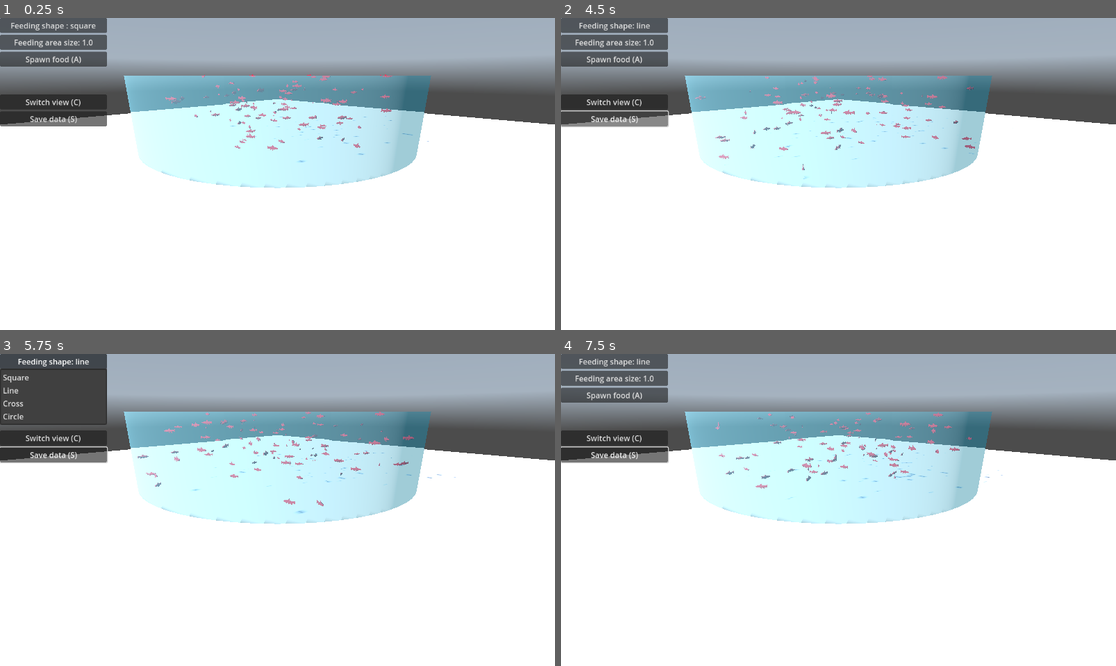
Above: before the commit, frames 1-4 (two rows, left to right).
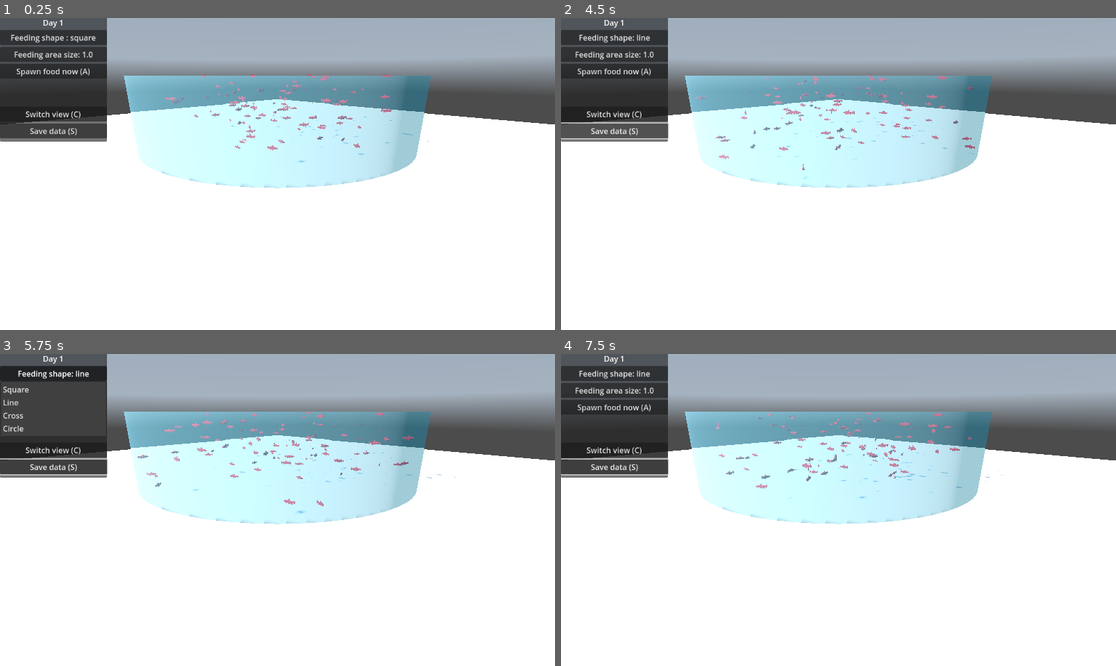
Above: after the commit, the same moments.

Repository: elegaanz/collective-behavior
Game: Godot game, scene res://Main.tscn
The game is run twice, just before and just after one commit, with the same random seed, the same clock (stepped at 60 frames per second) and the same inputs. A sky picture missing from this copy of the repository is replaced by a grey-blue gradient.
Inputs:
- Up to frame 1 (0.25 s): no input
- Up to frame 2 (4.5 s): click "Feeding shape : square" at 0.5 s; click "Feeding area size: 1.0" at 1.25 s; click "Feeding shape: square" at 2 s; click "Spawn food (A)" (after the commit: "Spawn food now (A)") at 2.75 s; click "Feeding shape: line" at 3.5 s; click "Save data (S)" at 4.25 s
- Up to frame 3 (5.75 s): click "Feeding shape: line" at 5 s
- Up to frame 4 (7.5 s): click "Feeding area size: 1.0" at 5.75 s; click "Feeding shape: square" at 6.5 s; click "Spawn food (A)" (after the commit: "Spawn food now (A)") at 7.25 s

The runs differ from the first frame. In frame 1, 5.4% of the frame differs, in the area x 0-20%, y 0-40%; in frame 2, 5.8%; in frame 3, 2.9%; in frame 4, 5.5%.

Commit message:
Automate food spawning
Also fix a few bugs

Diff:
--- a/Fish.gd
+++ b/Fish.gd
@@ -37,7 +37,8 @@
 	if current_phase == PHASE.FEEDING:
 		# this algorithm is based on figure 2
 		var max_feed_intake = 0.04 * body_mass
-		if feed_in_tank() && feed_intake_weight < max_feed_intake:
+		var can_still_eat = feed_intake_weight < max_feed_intake
+		if feed_in_tank() && can_still_eat:
 			w[4] = 3.0
 			max_speed_coeff = 7.0
 		else:
@@ -69,7 +70,7 @@
 			speed /= 2
 
 		var food_in_contact: Node = get_food_in_contact()
-		if food_in_contact != null:
+		if food_in_contact != null && can_still_eat:
 			# We don't have a counter for how many food pellets were eaten
 			# (aka N_f^i), we just sum the weights as they come
 			feed_intake_weight += food_in_contact.weight
@@ -161,7 +162,7 @@
 	var all_food = get_tree().get_nodes_in_group("Food")
 	for food in all_food:
 		var distance = (food.position - position).length()
-		if distance < speed.length() / 8:
+		if distance < mesh.scale.length() * 2:
 			return food
 	return null
 
--- a/Main.gd
+++ b/Main.gd
@@ -9,18 +9,26 @@
 
 # Called when the node enters the scene tree for the first time.
 func _ready():
-	var popup: PopupMenu = get_node("HFlowContainer/ShapeMenu").get_popup()
+	var popup: PopupMenu = get_node("PanelContainer/HFlowContainer/ShapeMenu").get_popup()
 	popup.connect("id_pressed", _on_shape_menu)
 
-	popup = get_node("HFlowContainer/SizeMenu").get_popup()
+	popup = get_node("PanelContainer/HFlowContainer/SizeMenu").get_popup()
 	popup.connect("id_pressed", _on_size_menu)
 
 	for _i in range(100):
 		spawn_fish()
 
+const FEEDING_PHASE_DURATION = 10.0
+var timer = 0.0
+var day = 1
 # Called every frame. 'delta' is the elapsed time since the previous frame.
-func _process(_delta):
-	pass
+func _process(delta):
+	timer += delta
+	if timer > FEEDING_PHASE_DURATION:
+		day += 1
+		get_node("PanelContainer/HFlowContainer/DayLabel").text = "Day " + str(day)
+		timer -= FEEDING_PHASE_DURATION
+		spawn_food()
 
 const TANK_RADIUS = 2
 
@@ -54,7 +62,7 @@
 			var fish_info = {
 				"ID": last_assigned_id,
 				"Final_Size": fish.total_length  # Store the final size
-				}
+			}
 			fish_data.append(fish_info)
 		save_fish_data_to_csv()
 		print("Fish data saved.")
@@ -68,7 +76,6 @@
 		1: # for a line
 			gen_pos = func(): return Vector3(randf_range(-feed_area_size / 2, feed_area_size / 2), 0.5, 0.0)
 		2: # for a cross
-			var foodCount = int(totalFishMass * FOOD_MASS_PERCENTAGE / 0.065)
 			#generate two lines
 			var start_horizontal = Vector3(-feed_area_size / 2, 0.5, 0.0)
 			var end_horizontal = Vector3(feed_area_size / 2, 0.5, 0.0)
@@ -128,12 +135,12 @@
 	elif id == 3:
 		name = "circle"
 
-	get_node("HFlowContainer/ShapeMenu").text = "Feeding shape: " + name
+	get_node("PanelContainer/HFlowContainer/ShapeMenu").text = "Feeding shape: " + name
 	feeding_shape = id
 
 func _on_size_menu(id):
 	feed_area_size = 1.0 + (0.5 * id)
-	get_node("HFlowContainer/SizeMenu").text = "Feeding area size: " + str(feed_area_size)
+	get_node("PanelContainer/HFlowContainer/SizeMenu").text = "Feeding area size: " + str(feed_area_size)
 
 func _on_spawn_button_pressed():
 	spawn_food()
--- a/Main.tscn
+++ b/Main.tscn
@@ -70,11 +70,20 @@
 [node name="Fish" parent="." instance=ExtResource("2_7ul0k")]
 transform = Transform3D(1, 0, 0, 0, 1, 0, 0, 0, 1, 0, 0.5, 0)
 
-[node name="HFlowContainer" type="VBoxContainer" parent="."]
+[node name="PanelContainer" type="PanelContainer" parent="."]
+offset_top = -2.0
 offset_right = 222.0
-offset_bottom = 452.0
+offset_bottom = 257.0
 
-[node name="ShapeMenu" type="MenuButton" parent="HFlowContainer"]
+[node name="HFlowContainer" type="VBoxContainer" parent="PanelContainer"]
+layout_mode = 2
+
+[node name="DayLabel" type="Label" parent="PanelContainer/HFlowContainer"]
+layout_mode = 2
+text = "Day 1"
+horizontal_alignment = 1
+
+[node name="ShapeMenu" type="MenuButton" parent="PanelContainer/HFlowContainer"]
 layout_mode = 2
 text = "Feeding shape : square"
 flat = false
@@ -88,7 +97,7 @@
 popup/item_3/text = "Circle"
 popup/item_3/id = 3
 
-[node name="SizeMenu" type="MenuButton" parent="HFlowContainer"]
+[node name="SizeMenu" type="MenuButton" parent="PanelContainer/HFlowContainer"]
 layout_mode = 2
 text = "Feeding area size: 1.0"
 flat = false
@@ -100,24 +109,24 @@
 popup/item_2/text = "2.0"
 popup/item_2/id = 2
 
-[node name="SpawnButton" type="Button" parent="HFlowContainer"]
+[node name="SpawnButton" type="Button" parent="PanelContainer/HFlowContainer"]
 layout_mode = 2
-text = "Spawn food (A)"
+text = "Spawn food now (A)"
 
-[node name="ReferenceRect" type="ReferenceRect" parent="HFlowContainer"]
+[node name="ReferenceRect" type="ReferenceRect" parent="PanelContainer/HFlowContainer"]
 custom_minimum_size = Vector2(0, 50)
 layout_mode = 2
 border_width = 0.0
 editor_only = false
 
-[node name="CameraButton" type="Button" parent="HFlowContainer"]
+[node name="CameraButton" type="Button" parent="PanelContainer/HFlowContainer"]
 layout_mode = 2
 text = "Switch view (C)"
 
-[node name="SaveButton" type="Button" parent="HFlowContainer"]
+[node name="SaveButton" type="Button" parent="PanelContainer/HFlowContainer"]
 layout_mode = 2
 text = "Save data (S)"
 
-[connection signal="pressed" from="HFlowContainer/SpawnButton" to="." method="_on_spawn_button_pressed"]
-[connection signal="pressed" from="HFlowContainer/CameraButton" to="." method="_on_camera_button_pressed"]
-[connection signal="pressed" from="HFlowContainer/SaveButton" to="." method="_on_save_button_pressed"]
+[connection signal="pressed" from="PanelContainer/HFlowContainer/SpawnButton" to="." method="_on_spawn_button_pressed"]
+[connection signal="pressed" from="PanelContainer/HFlowContainer/CameraButton" to="." method="_on_camera_button_pressed"]
+[connection signal="pressed" from="PanelContainer/HFlowContainer/SaveButton" to="." method="_on_save_button_pressed"]
